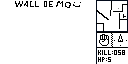
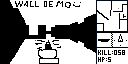
Layered file, before and after one edit (128x64). Changes by layer:
added layer "knife" in group "Side bar" over box(98, 34, 110, 46)
hid "Hand" over box(98, 34, 110, 46)
added layer "gun use" above "knife hold" over box(35, 40, 61, 64)
showed "Room" over box(0, 0, 96, 64)
